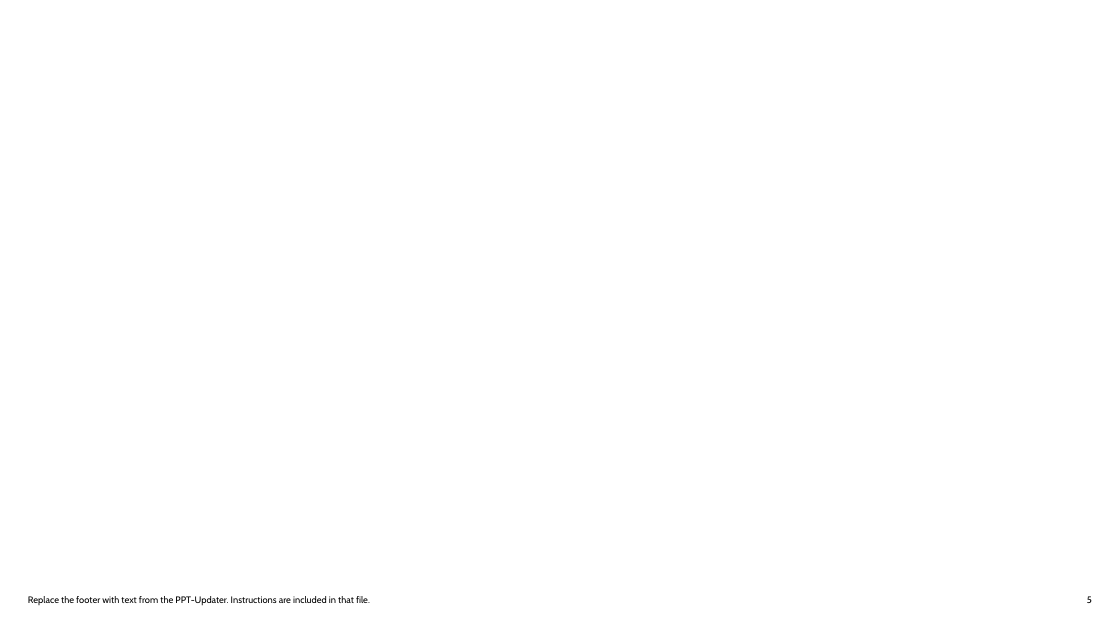
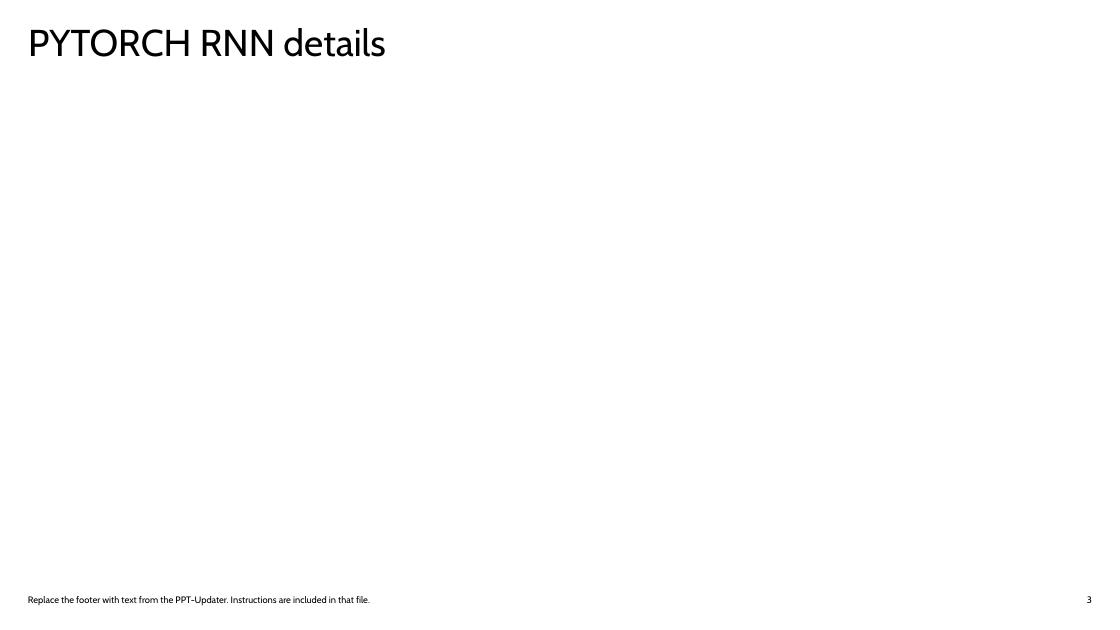
Before and after one commit to dustinvanstee/aicoc-ai-immersion, a slide deck: slide 3 of Sequence/fastai_lstm_rnn_timeseries.pptx (slide 5 before the commit). Drawn at 1120x630 pixels with LibreOffice and Linux fonts; fonts in the diff are those of the drawing. Boxes give left, top, right and bottom in pixels: in the first picture for what was removed or moved away, otherwise in the second. Text is boxed around its words. In the diff, an @@ line names an element or a change of style, - is before the commit and + after.

Commit message:
sequence updates

```diff
--- a/Sequence/fastai_lstm_rnn_timeseries.pptx
+++ b/Sequence/fastai_lstm_rnn_timeseries.pptx
@@ title added at (28,28,386,57), 24 pt, text #000000 @@
+PYTORCH RNN details
```
